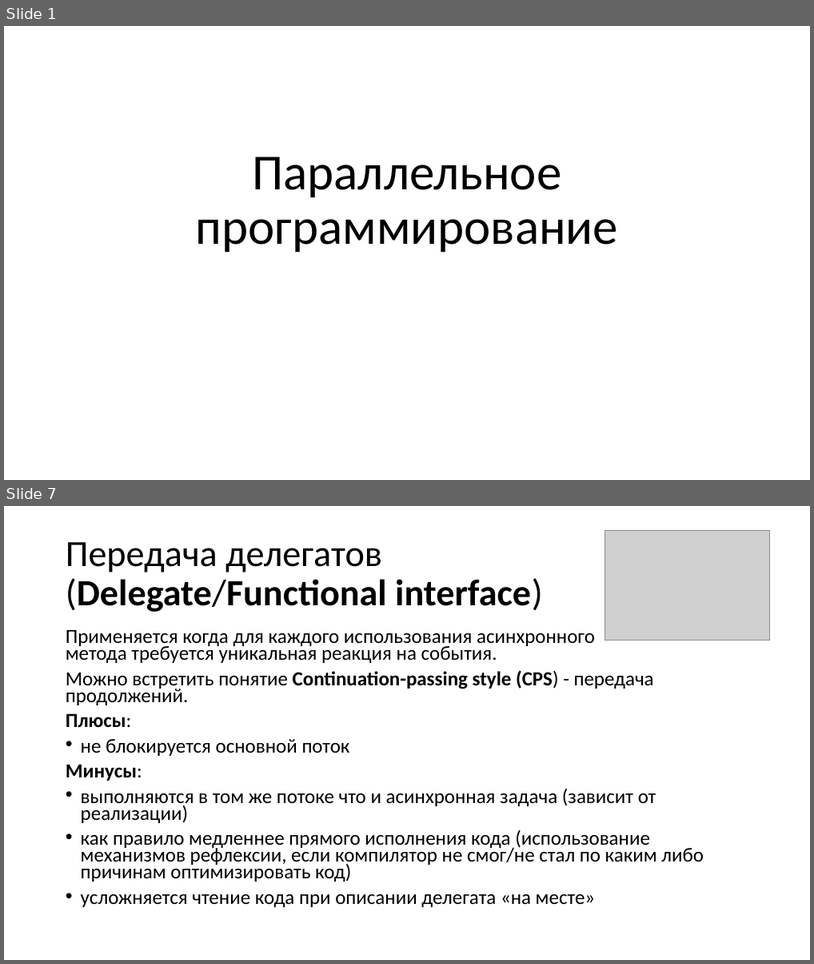
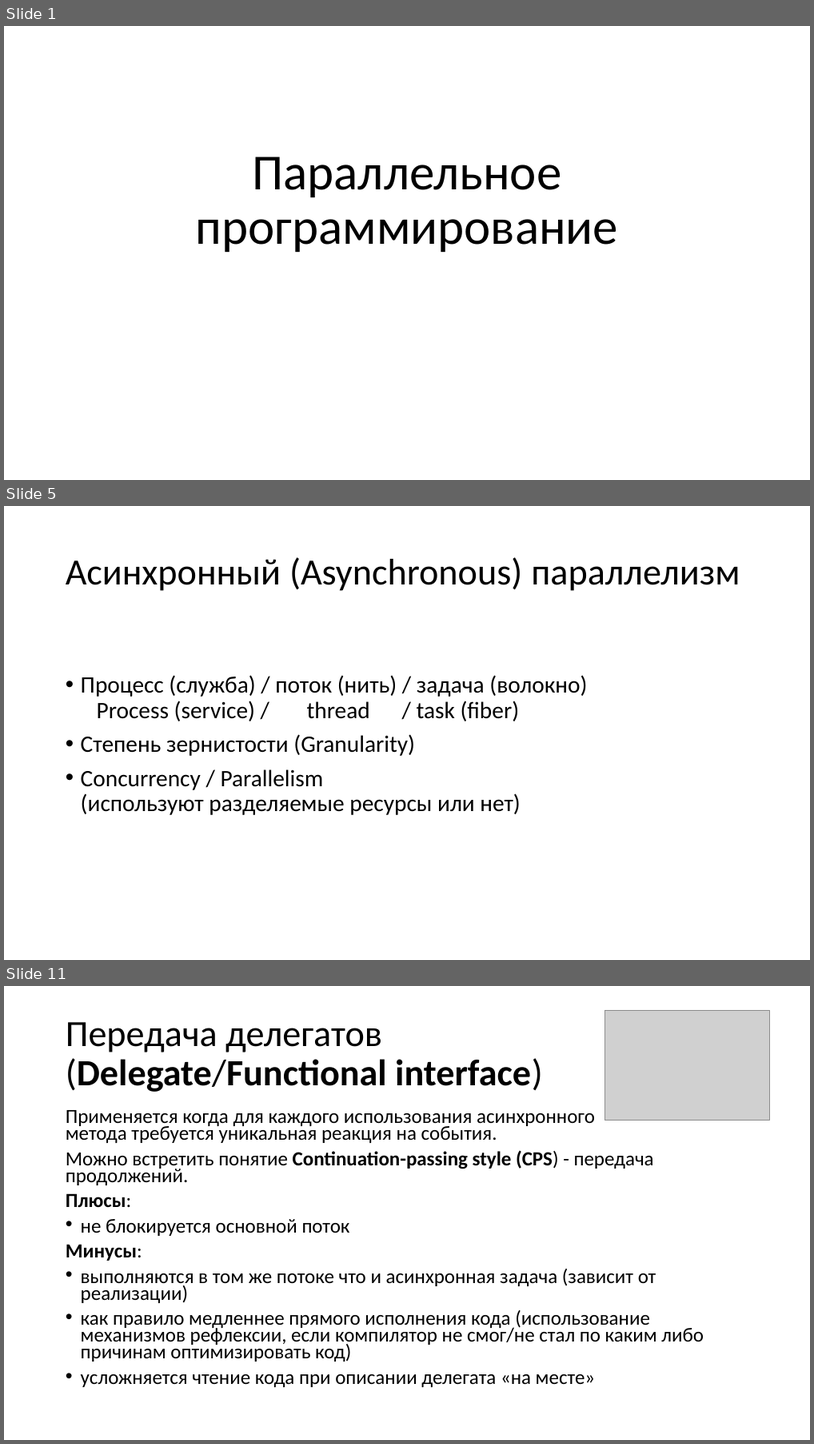
Before and after one commit to Zumisha/Parallel-Programming, a slide deck: Литература/Параллельное программирование.pptx. Shown one above the other, each under a label of ours: slides 1 and 7 before the commit, slides 1, 5 and 11 after it; the slides between them are not shown. The pictures are 814x964 and 814x1444 pixels, drawn with LibreOffice and Linux fonts; fonts in the diff are those of the drawing; grey boxes stand for pictures. Boxes give left, top, right and bottom in pixels: in the first picture for what was removed or moved away, otherwise in the second. Text is boxed around its words. In the diff, an @@ line names an element or a change of style, - is before the commit and + after.

```diff
--- a/Литература/Параллельное программирование.pptx
+++ b/Литература/Параллельное программирование.pptx
@@ slide 5 added at [4, 506, 810, 960], background #FFFFFF @@
@@ title added at [66, 557, 740, 591], 44 pt, text #000000 @@
+Асинхронный (Asynchronous) параллелизм
@@ text added at [81, 675, 587, 815], 28 pt, text #000000 @@
+• Процесс (служба) / поток (нить) / задача (волокно)
+  Process (service) / thread / task (fiber)
+• Степень зернистости (Granularity)
+• Concurrency / Parallelism
+  (используют разделяемые ресурсы или нет)
@@ what was slide 7 is now slide 11 @@
```
Also in this commit, not shown: 5 slides changed, 7 other slides added, 2 slides removed, 7 other files.
